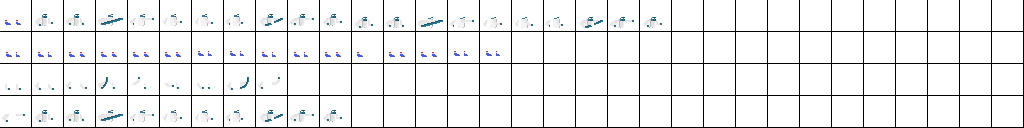
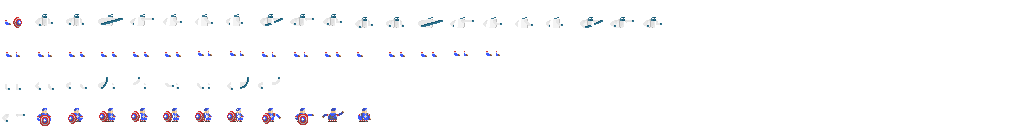
The second 1024px x 128px image is a revision of the first. Changes to its layers:
hid "Outline" over [0, 0, 1024, 128]
added layer "Shield" above "captainAmeribroGun.png" over [13, 17, 22, 28]
painted on "captainAmeribroGun.png" over [35, 107, 371, 126]
